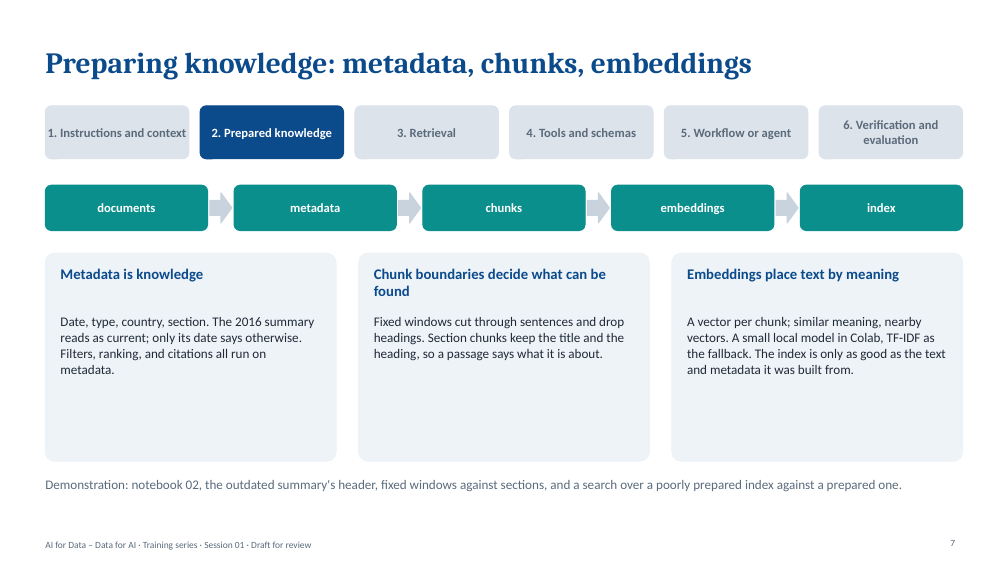
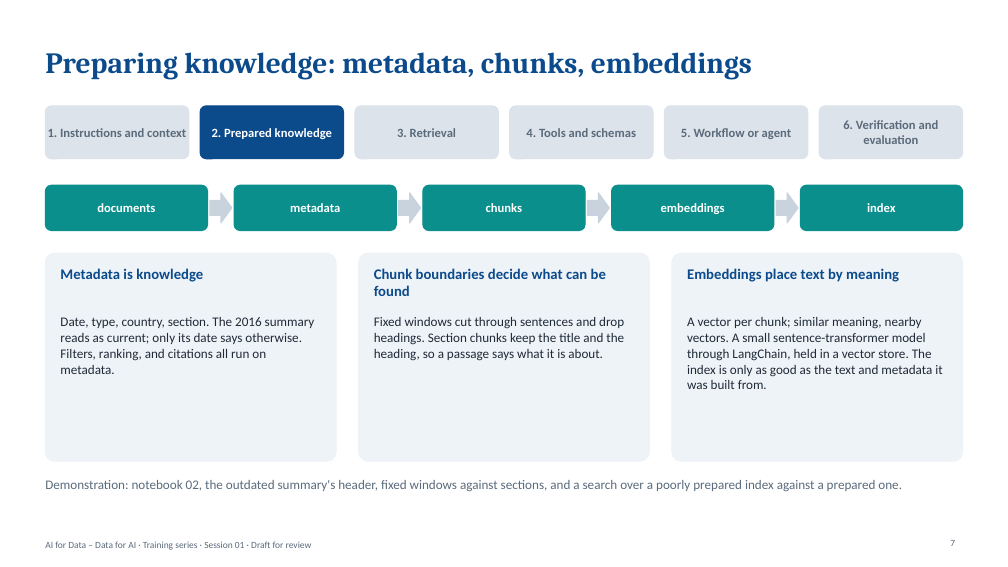
Before and after one commit to worldbank/ai4data, a slide deck: slide 7 of training/session-01-building-ai-applications/slides/deck.pptx. Drawn at 1008x567 pixels with LibreOffice and Linux fonts; fonts in the diff are those of the drawing. Boxes give left, top, right and bottom in pixels: in the first picture for what was removed or moved away, otherwise in the second. Text is boxed around its words. In the diff, an @@ line names an element or a change of style, - is before the commit and + after.

Commit message:
Session 01 rebuilt on popular libraries: LangChain for documents, splitting, embeddings, the vector store, prompts, tools, and structured output; LangGraph through create_agent for the agent loop with a recursion limit; FastMCP for the indicator server and client, with a live listing of the Data360 MCP server's tools; pcn-core for number verification; the shared module reduced to the data, a recorded-output chat model, and helpers; notebooks re-executed with no errors

```diff
--- a/training/session-01-building-ai-applications/slides/deck.pptx
+++ b/training/session-01-building-ai-applications/slides/deck.pptx
@@ text at <box>687,317,942,389</box>: text changed @@
-A vector per chunk; similar meaning, nearby vectors. A small local model in Colab, TF-IDF as the fallback. The index is only as good as the text and metadata it was built from.
+A vector per chunk; similar meaning, nearby vectors. A small sentence-transformer model through LangChain, held in a vector store. The index is only as good as the text and metadata it was built from.
```
Also in this commit, not shown: 5 other slides changed, 18 other files.
